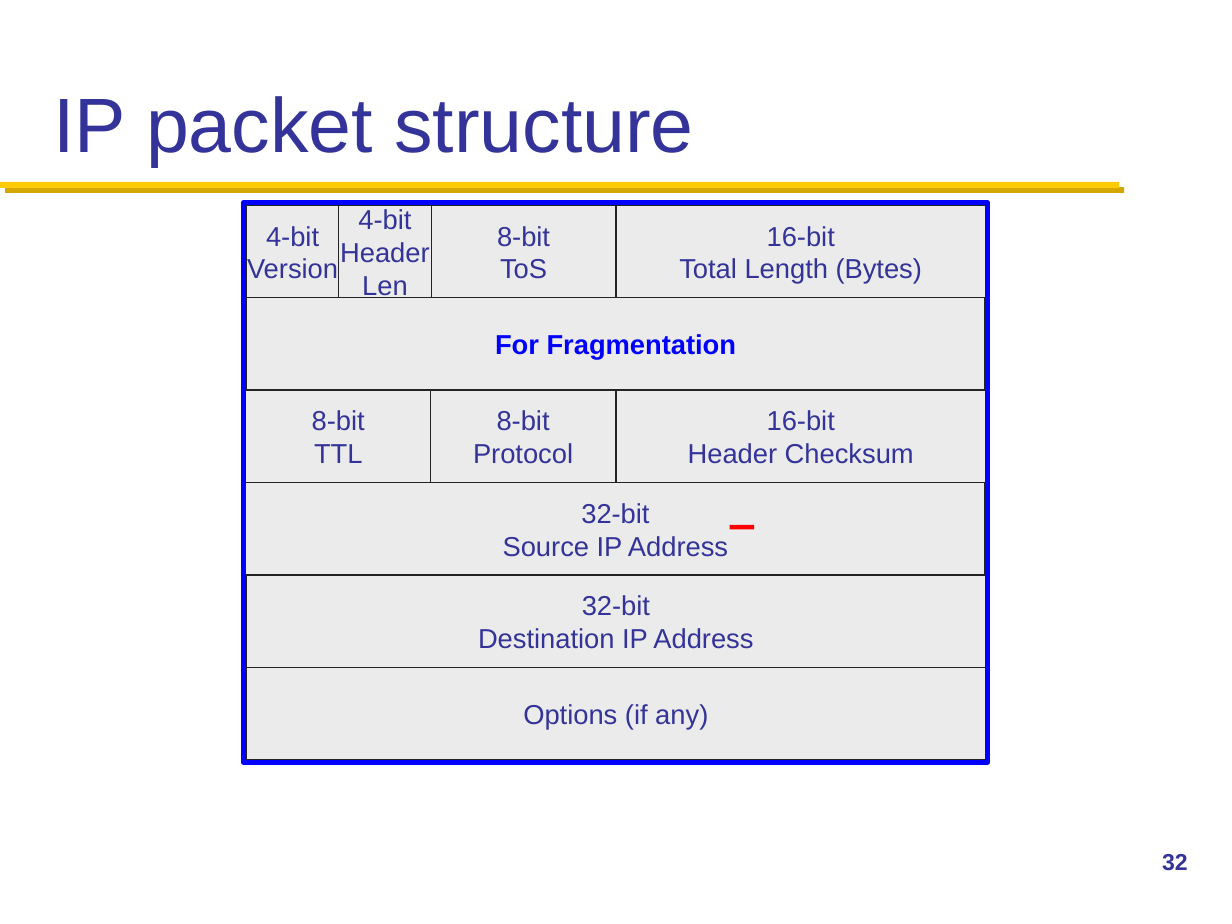
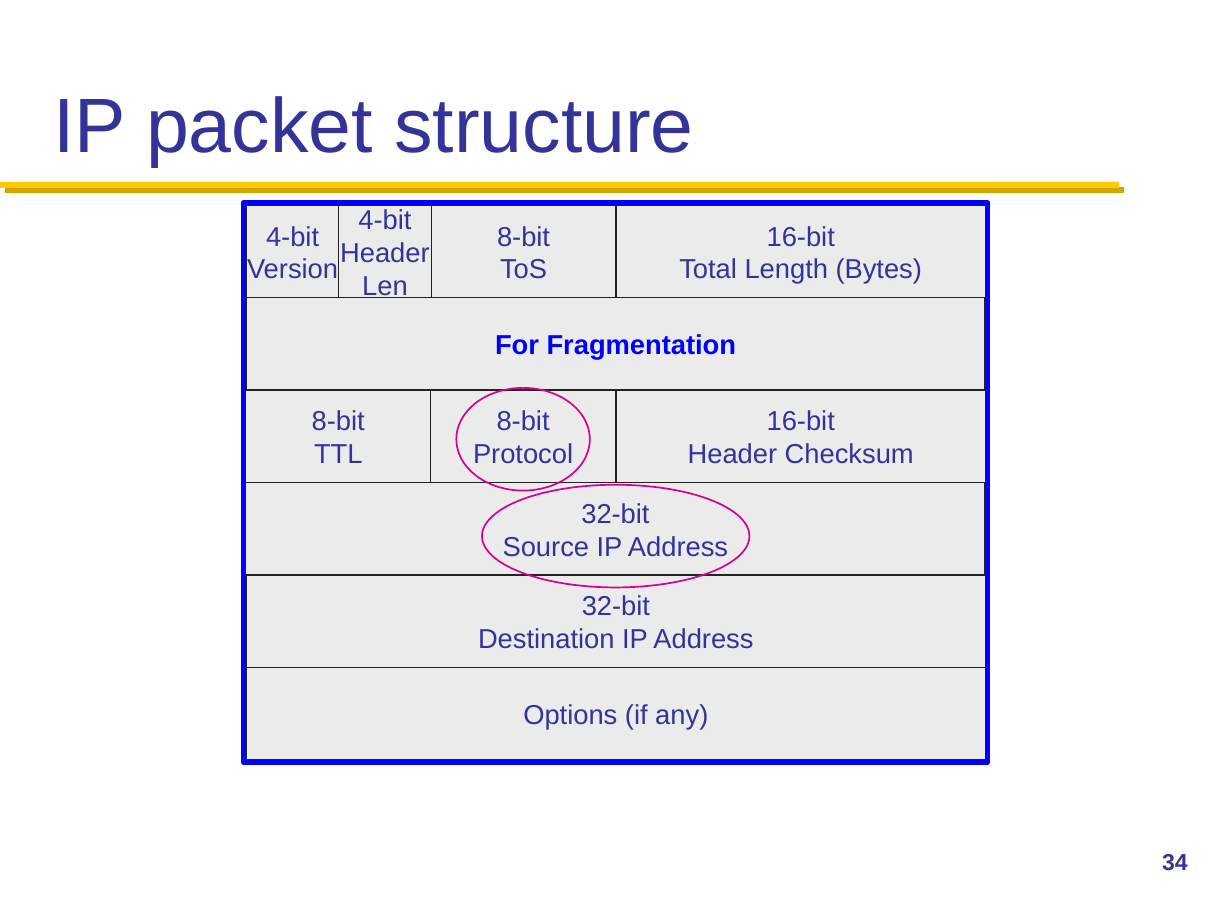
Before and after one commit to henryhxu/CSCI4430-ESTR4120, a slide deck: slide 34 of lec/lec10.pptx (slide 32 before the commit). Drawn at 1232x924 pixels with LibreOffice and Linux fonts; fonts in the diff are those of the drawing; background and template pictures are left out. Boxes give left, top, right and bottom in pixels: in the first picture for what was removed or moved away, otherwise in the second. Text is boxed around its words. In the diff, an @@ line names an element or a change of style, - is before the commit and + after.

```diff
--- a/lec/lec10.pptx
+++ b/lec/lec10.pptx
@@ ellipse added at (456,388,589,490), outline #D60093 1 pt @@
@@ ellipse added at (482,484,749,586), outline #D60093 1 pt @@
@@ line removed from (729, 527) to (754, 527) @@
@@ page number at (1162,854,1188,871): text changed @@
-32
+34
```
Also in this commit, not shown: 12 other slides changed, 2 slides added.
